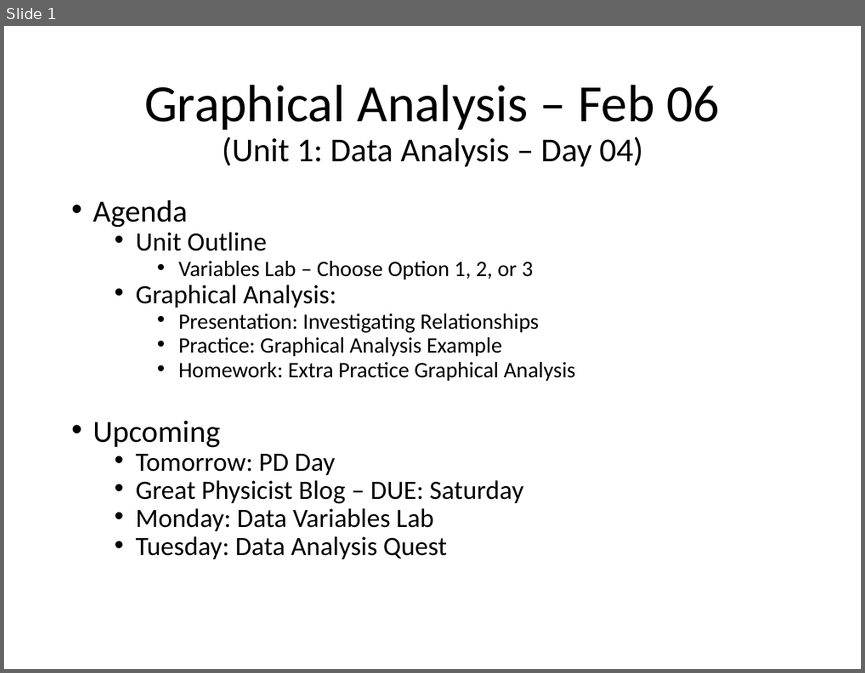
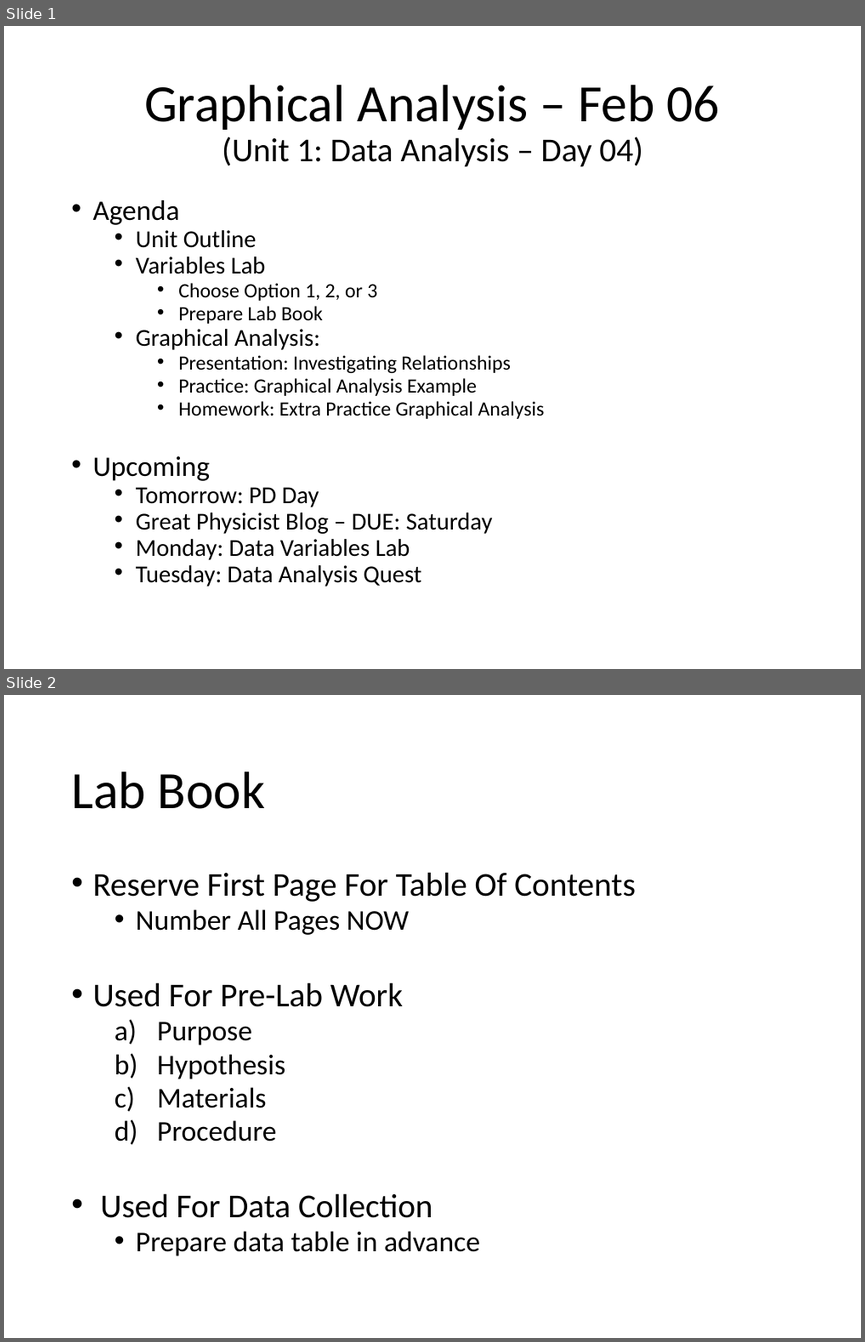
Before and after one commit to Greg5519/SPH4U0, a slide deck: Daily Agendas/Day1.4 GraphicalAnalysis.pptx. Shown one above the other, each under a label of ours: slide 1 before the commit, slides 1 and 2 after it. The pictures are 865x673 and 865x1342 pixels, drawn with LibreOffice and Linux fonts; fonts in the diff are those of the drawing. Boxes give left, top, right and bottom in pixels: in the first picture for what was removed or moved away, otherwise in the second. Text is boxed around its words. In the diff, an @@ line names an element or a change of style, - is before the commit and + after.

```diff
--- a/Daily Agendas/Day1.4 GraphicalAnalysis.pptx
+++ b/Daily Agendas/Day1.4 GraphicalAnalysis.pptx
@@ slide 2 added at [4, 695, 861, 1338], background #FFFFFF @@
@@ title added at [71, 771, 265, 809], 44 pt, text #000000 @@
+Lab Book
@@ text added at [93, 872, 636, 1256], 24 pt, text #000000 @@
+• Reserve First Page For Table Of Contents
+  • Number All Pages NOW
+• Used For Pre-Lab Work
+  a) Purpose
+  b) Hypothesis
+  c) Materials
+  d) Procedure
+• Used For Data Collection
+  • Prepare data table in advance
@@ slide 1 changed as well @@
@@ text at [93, 200, 545, 586]: size 25.9 to 23.8 pt in "Agenda", "Upcoming"; size 22.2 to 20.4 pt in "Unit Outline", "Graphical Analysis:", "Tomorrow: PD Day", "Great Physicist Blog – DUE: Saturday" and 2 more places; size 18.5 to 17 pt in "Presentation: Investigating Relationships", "Practice: Graphical Analysis Example", "Homework: Extra Practice Graphical Analysis" @@
@@ text at [136, 256, 377, 324]: text changed; size 18.5 to 17 pt @@
-    • Variables Lab – Choose Option 1, 2, or 3
+  • Variables Lab
+    • Choose Option 1, 2, or 3
+    • Prepare Lab Book
```
Also in this commit, not shown: 1 other file.
